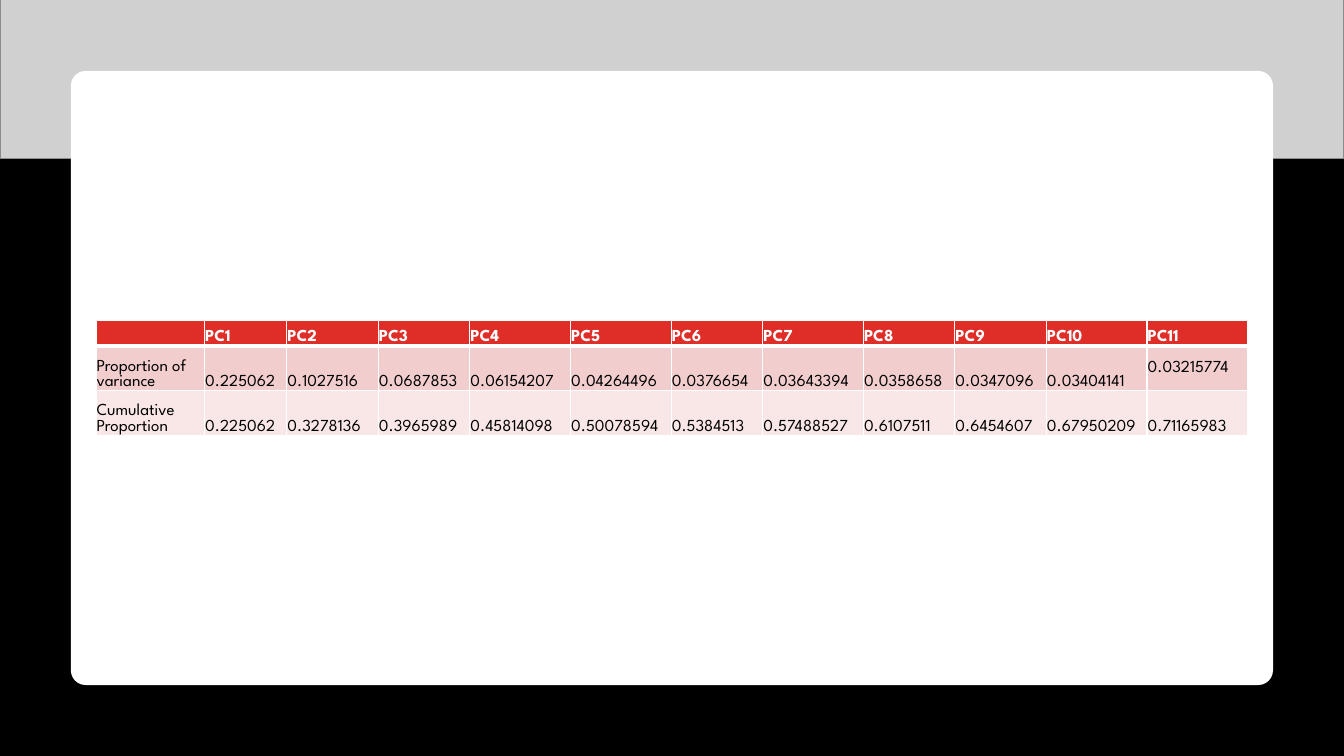
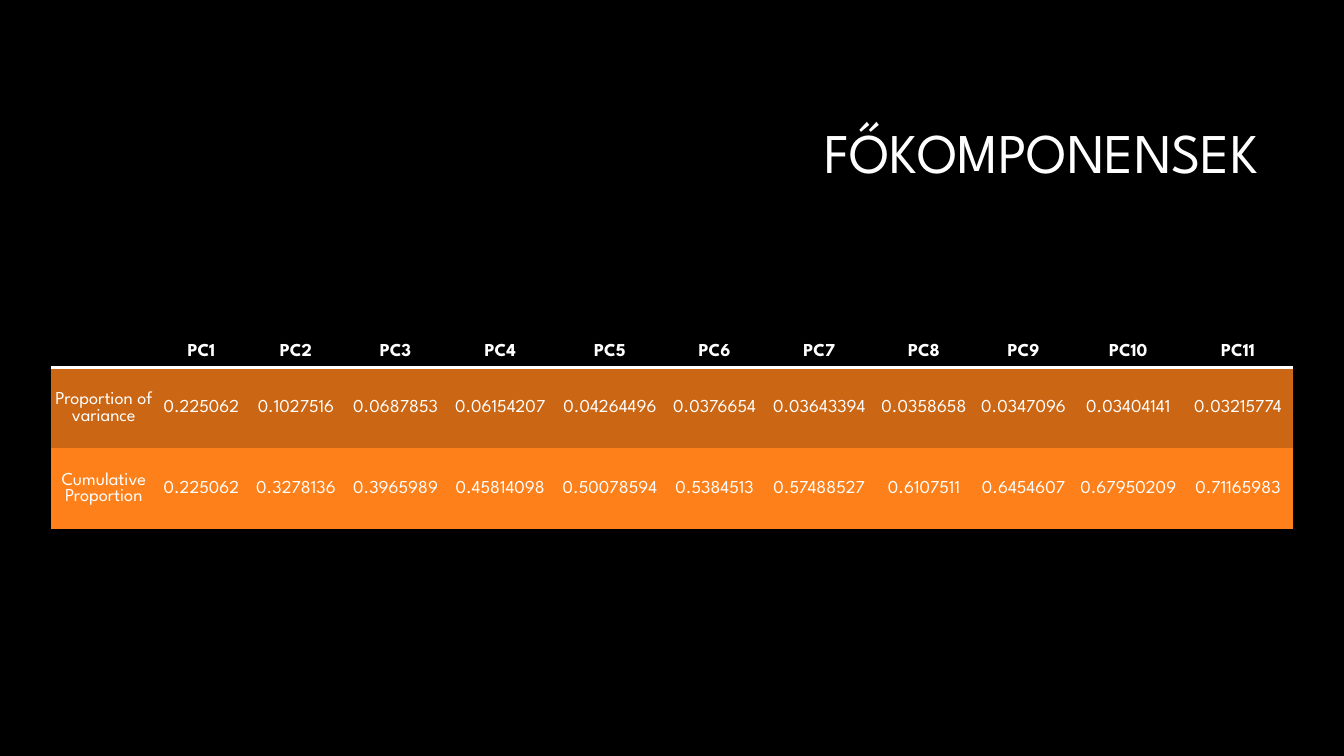
Before and after one commit to DLeves/TobbvaltPet, a slide deck: slide 8 of Prezi.pptx (slide 7 before the commit). Drawn at 1344x756 pixels with LibreOffice and Linux fonts; fonts in the diff are those of the drawing; grey boxes stand for pictures; background and template pictures are left out. Boxes give left, top, right and bottom in pixels: in the first picture for what was removed or moved away, otherwise in the second. Text is boxed around its words. In the diff, an @@ line names an element or a change of style, - is before the commit and + after.

```diff
--- a/Prezi.pptx
+++ b/Prezi.pptx
@@ picture removed at [0, 0, 1344, 159] @@
@@ rounded rectangle removed at [71, 71, 1273, 685] @@
@@ title added at [825, 122, 1258, 174], 40 pt, text #FFFFFF @@
+FŐKOMPONENSEK
@@ table at [50, 336, 1295, 529] @@
@@ fill #DF2E28 to #000000 in row 1 @@
@@ fill #F3CDCD to #CB6715 in row 2 @@
@@ fill #F9E8E8 to #FE801A in row 3 @@
@@ size 12 to 13 pt @@
@@ text colour #000000 to #FFFFFF in "Proportion of variance", "0.225062", "0.1027516", "0.0687853" and 20 more places @@
@@ alignment left to centre @@
@@ borders changed @@
@@ table: place and size @@
-table at [96, 321, 1250, 439]
+table at [50, 336, 1295, 529]
```
Also in this commit, not shown: 2 other slides changed, 5 slides added, 2 slides removed.
